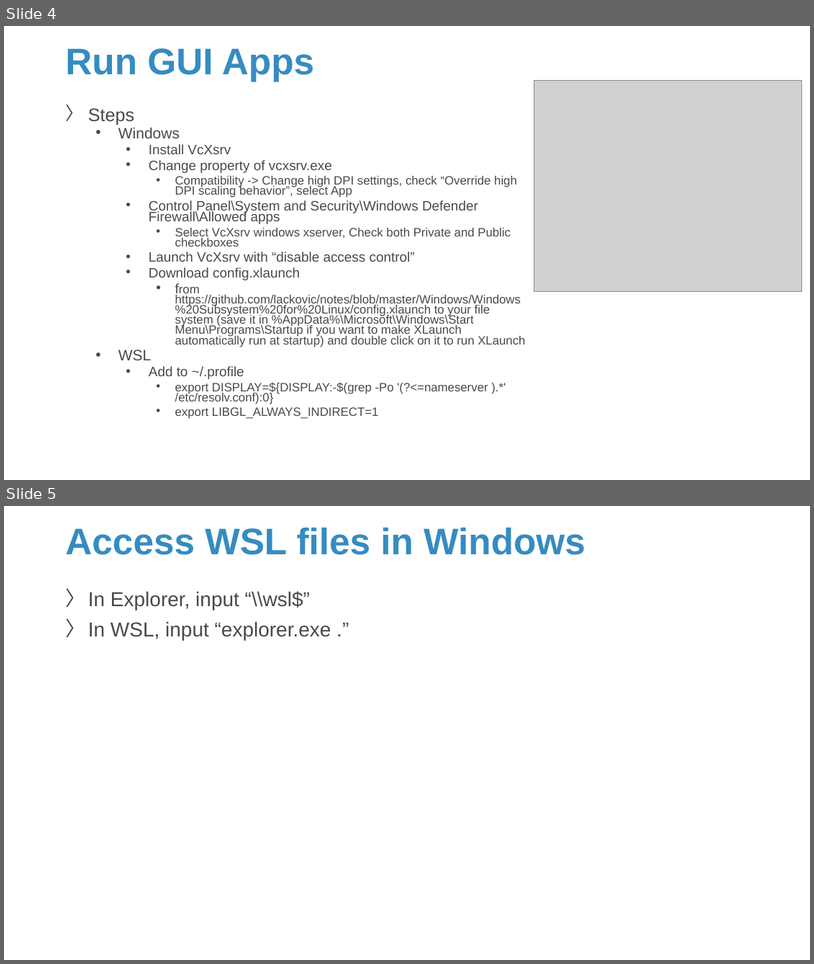
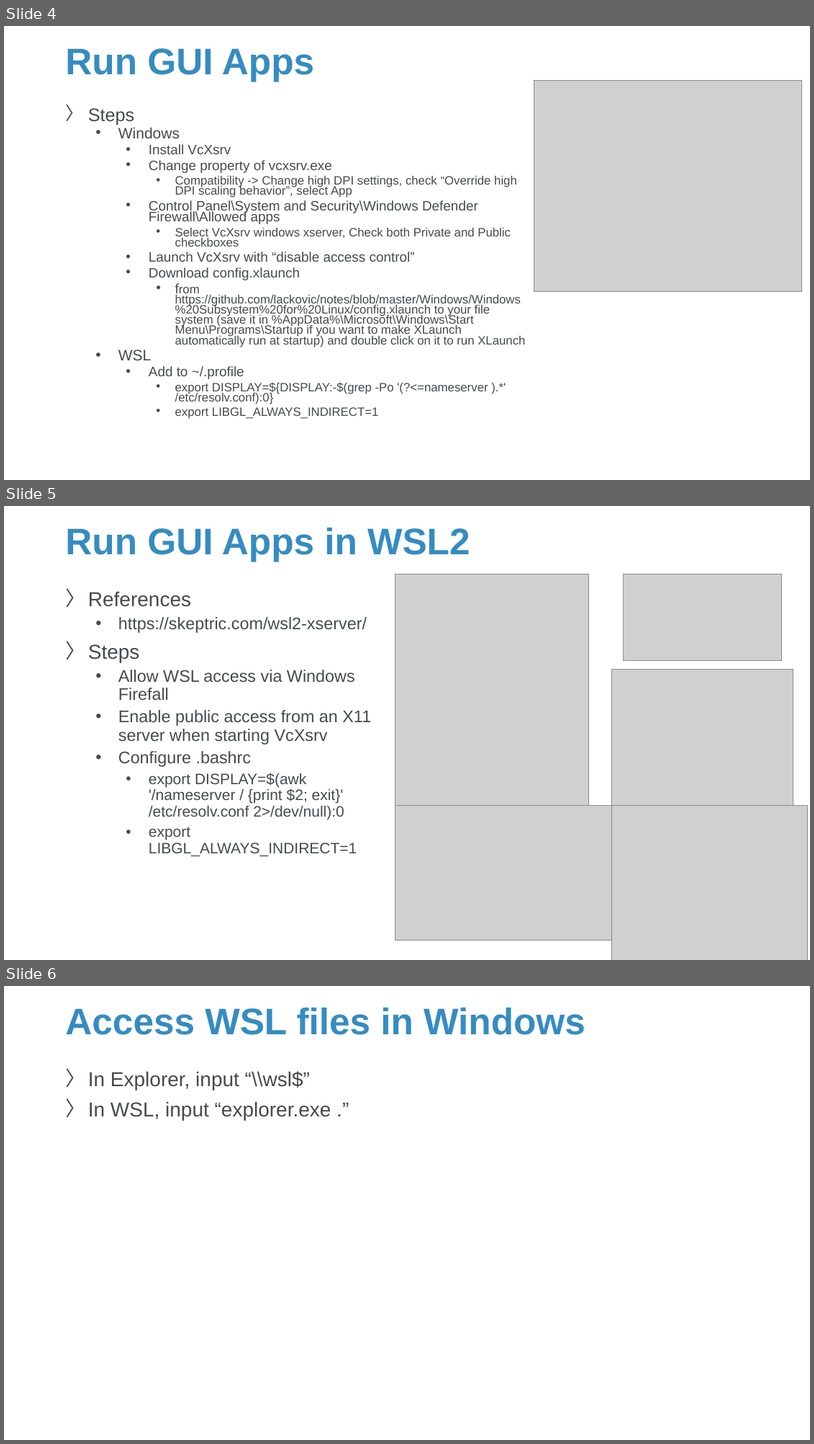
Before and after one commit to Sparks-Lu/TechNotes, a slide deck: Linux/WSL_Notes.pptx. Shown one above the other, each under a label of ours: slides 4 and 5 before the commit, slides 4, 5 and 6 after it. The pictures are 814x964 and 814x1444 pixels, drawn with LibreOffice and Linux fonts; fonts in the diff are those of the drawing; grey boxes stand for pictures; background and template pictures are left out. Boxes give left, top, right and bottom in pixels: in the first picture for what was removed or moved away, otherwise in the second. Text is boxed around its words. In the diff, an @@ line names an element or a change of style, - is before the commit and + after.

```diff
--- a/Linux/WSL_Notes.pptx
+++ b/Linux/WSL_Notes.pptx
@@ slide 5 added at (x1=4, y1=506, x2=810, y2=960), background picture (left out) @@
@@ title added at (x1=65, y1=528, x2=470, y2=561), 44 pt, text #358CC1, bold @@
+Run GUI Apps in WSL2
@@ text added at (x1=88, y1=591, x2=371, y2=856), 20 pt, text #47494B @@
+〉 References
+  • https://skeptric.com/wsl2-xserver/
+〉 Steps
+  • Allow WSL access via Windows Firefall
+  • Enable public access from an X11 server when starting VcXsrv
+  • Configure .bashrc
+    • export DISPLAY=$(awk '/nameserver / {print $2; exit}' /etc/resolv.conf 2>/dev/null):0
+    • export LIBGL_ALWAYS_INDIRECT=1
@@ picture added at (x1=396, y1=574, x2=589, y2=811) @@
@@ picture added at (x1=624, y1=574, x2=782, y2=660) @@
@@ picture added at (x1=612, y1=669, x2=793, y2=852) @@
@@ picture added at (x1=396, y1=806, x2=677, y2=940) @@
@@ picture added at (x1=612, y1=805, x2=808, y2=960) @@
@@ what was slide 5 is now slide 6 @@
```
Also in this commit, not shown: 1 slide changed, 8 other files.
